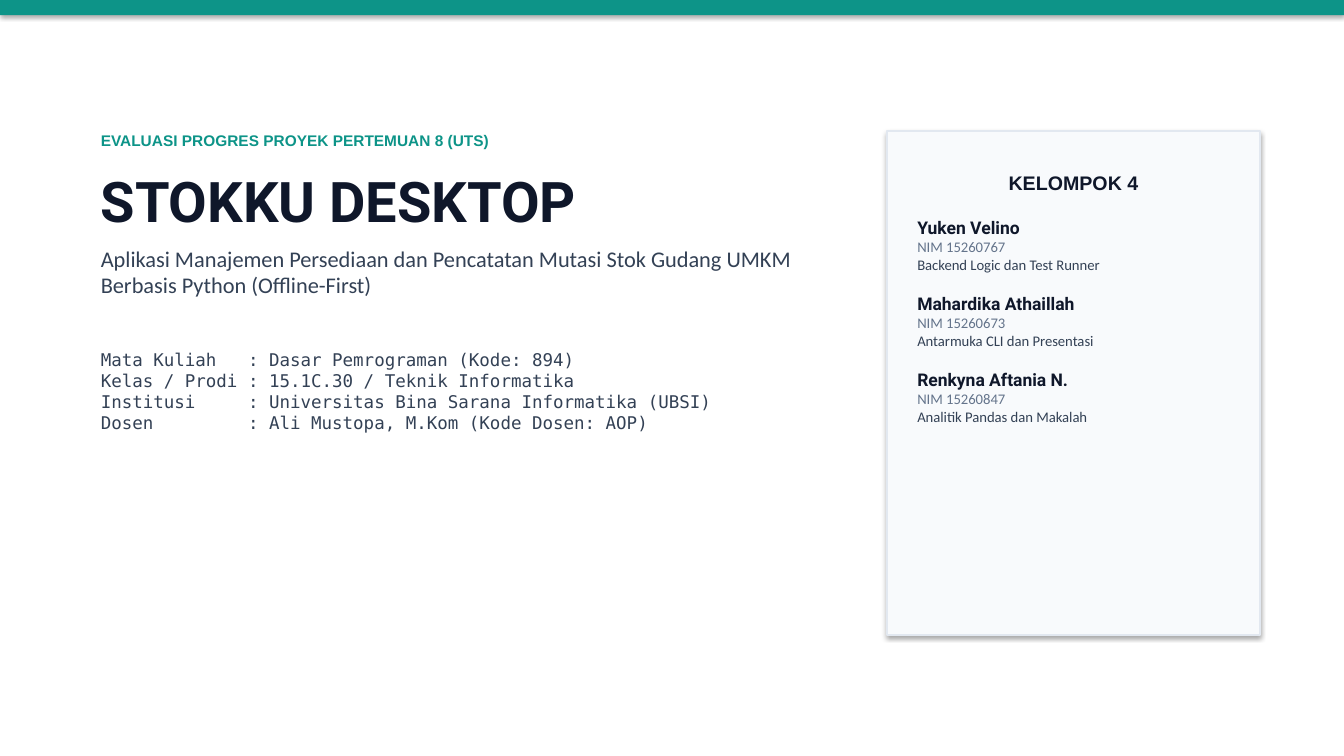
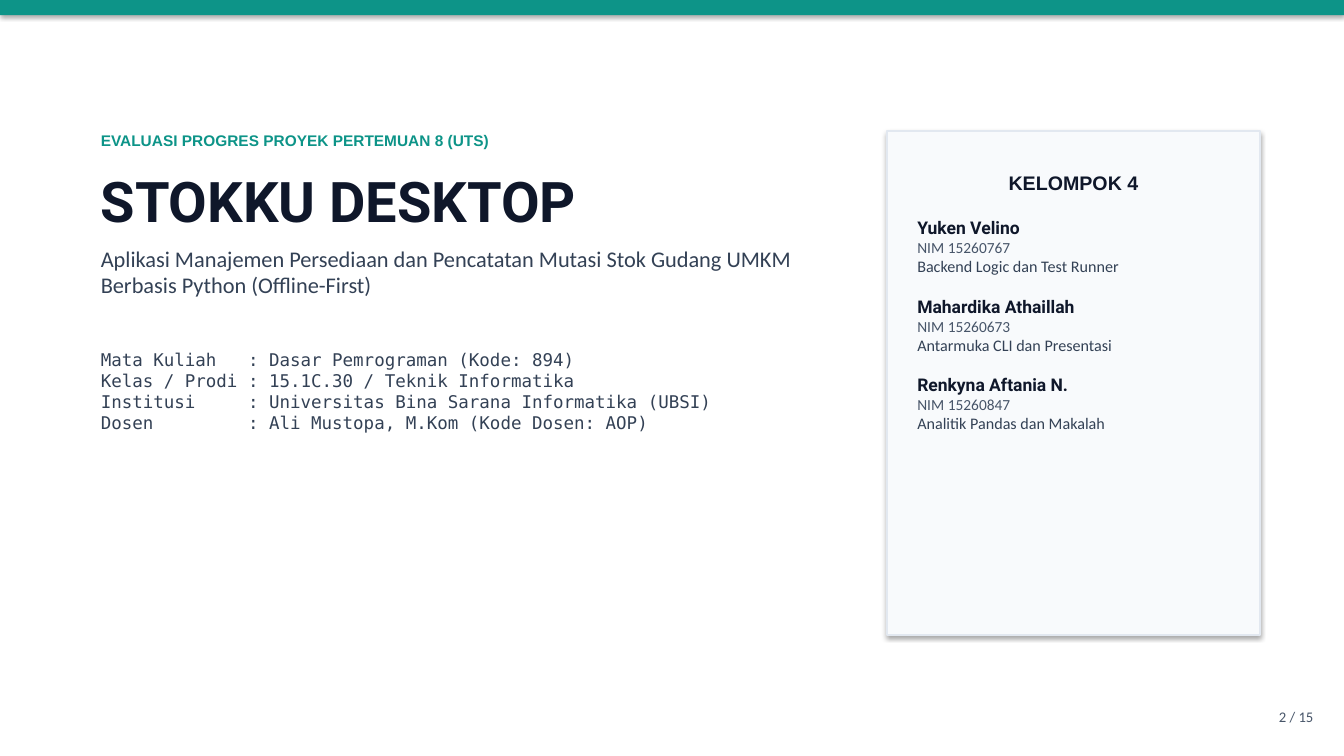
Before and after one commit to Curzyori/Stokku-Desktop, a slide deck: slide 2 of docs/presentasi/STOKKU_DESKTOP_PROGRES_P7.pptx. Drawn at 1344x756 pixels with LibreOffice and Linux fonts; fonts in the diff are those of the drawing. Boxes give left, top, right and bottom in pixels: in the first picture for what was removed or moved away, otherwise in the second. Text is boxed around its words. In the diff, an @@ line names an element or a change of style, - is before the commit and + after.

Commit message:
fix: perbaiki klaim slide, keterbacaan gambar, dan atribusi silabus pada deck presentasi

```diff
--- a/docs/presentasi/STOKKU_DESKTOP_PROGRES_P7.pptx
+++ b/docs/presentasi/STOKKU_DESKTOP_PROGRES_P7.pptx
@@ text in rectangle at (917,242,1119,429): size 10.5 to 11 pt, text colour #64748B to #475569 in "NIM 15260767", "NIM 15260673", "NIM 15260847"; size 10.5 to 11.5 pt in "Backend Logic dan Test Runner", "Antarmuka CLI dan Presentasi", "Analitik Pandas dan Makalah" @@
@@ text added at (1279,712,1314,722), 10.5 pt, text #475569 @@
+2 / 15
```
Also in this commit, not shown: 10 other slides changed, 3 slides added, 2 slides removed, 26 other files.
